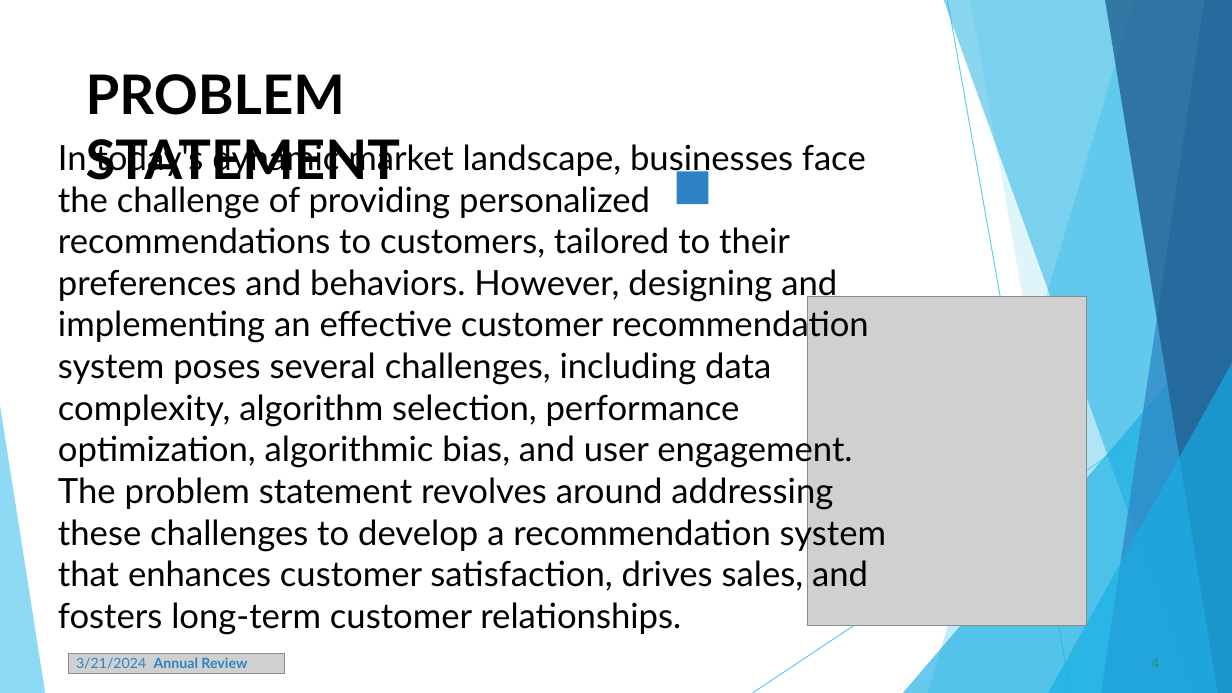
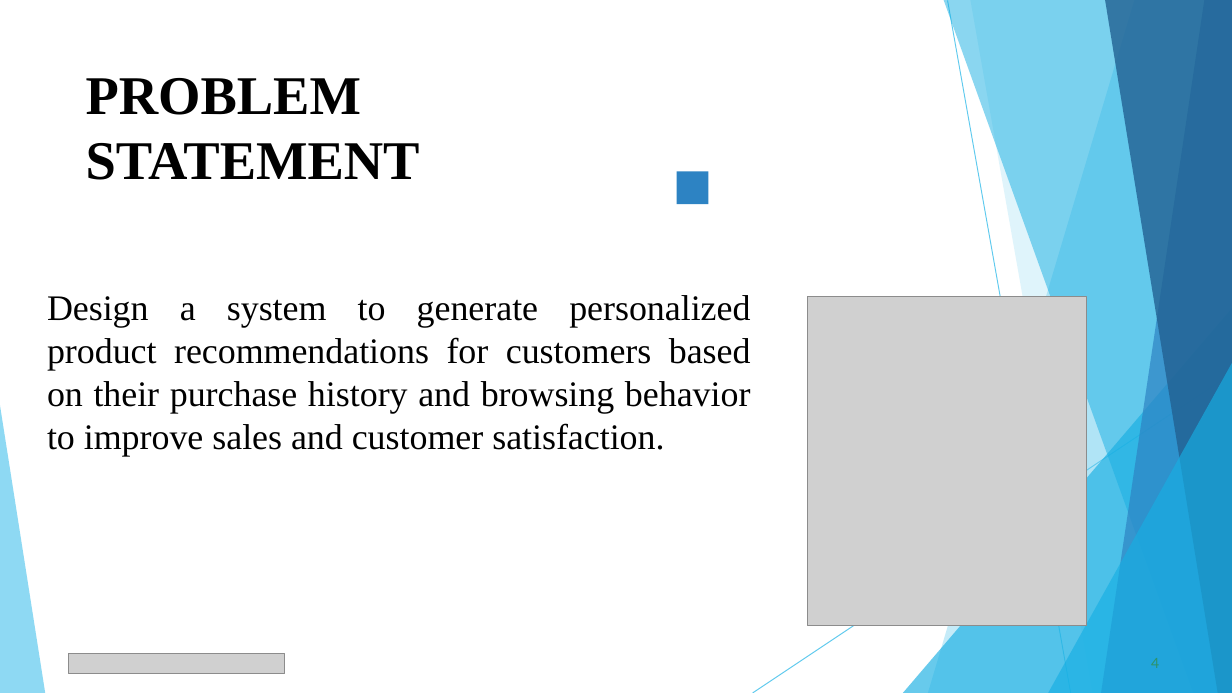
Before and after one commit to Venotha-2004/Naanmuthalvan, a slide deck: slide 4 of CUSTOMER_RECOMMENDATIONS.pptx. Drawn at 1232x693 pixels with LibreOffice and Linux fonts; fonts in the diff are those of the drawing; grey boxes stand for pictures. Boxes give left, top, right and bottom in pixels: in the first picture for what was removed or moved away, otherwise in the second. Text is boxed around its words. In the diff, an @@ line names an element or a change of style, - is before the commit and + after.

```diff
--- a/CUSTOMER_RECOMMENDATIONS.pptx
+++ b/CUSTOMER_RECOMMENDATIONS.pptx
@@ title "PROBLEM STATEMENT" at [86, 78, 420, 180]: font Lato to Times New Roman @@
@@ text at [47, 295, 751, 457]: text changed; size 27 to 28 pt; font Lato to Times New Roman @@
-In today's dynamic market landscape, businesses face the challenge of providing personalized recommendations to customers, tailored to their preferences and behaviors. However, designing and implementing an effective customer recommendation system poses several challenges, including data complexity, algorithm selection, performance optimization, algorithmic bias, and user engagement. The problem statement revolves around addressing these challenges to develop a recommendation system that enhances customer satisfaction, drives sales, and fosters long-term customer relationships.
+Design a system to generate personalized product recommendations for customers based on their purchase history and browsing behavior to improve sales and customer satisfaction.
@@ text removed at [76, 657, 247, 669] @@
-3/21/2024 Annual Review
```
Also in this commit, not shown: 7 other slides changed, 2 slides added, 2 slides removed.
